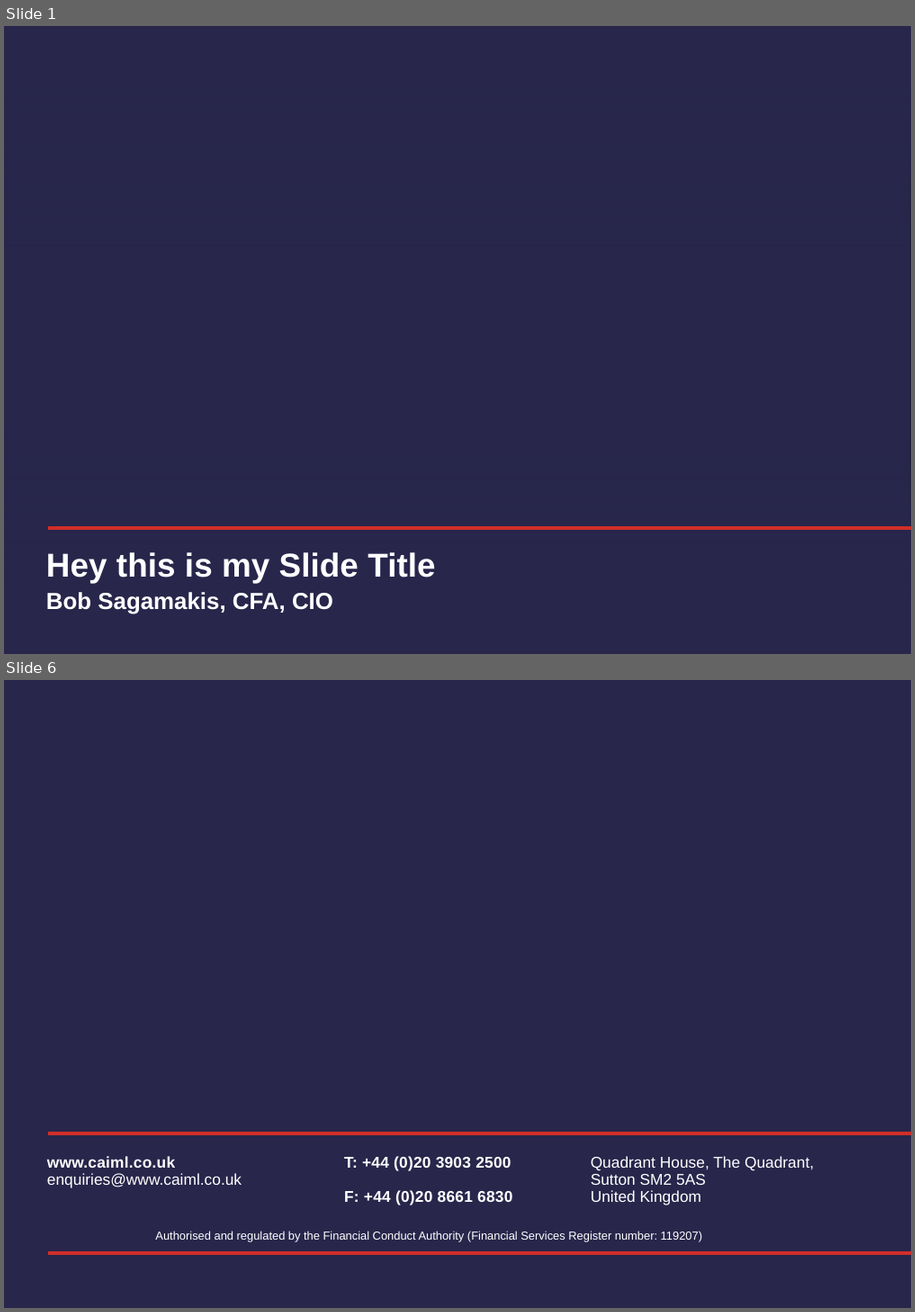
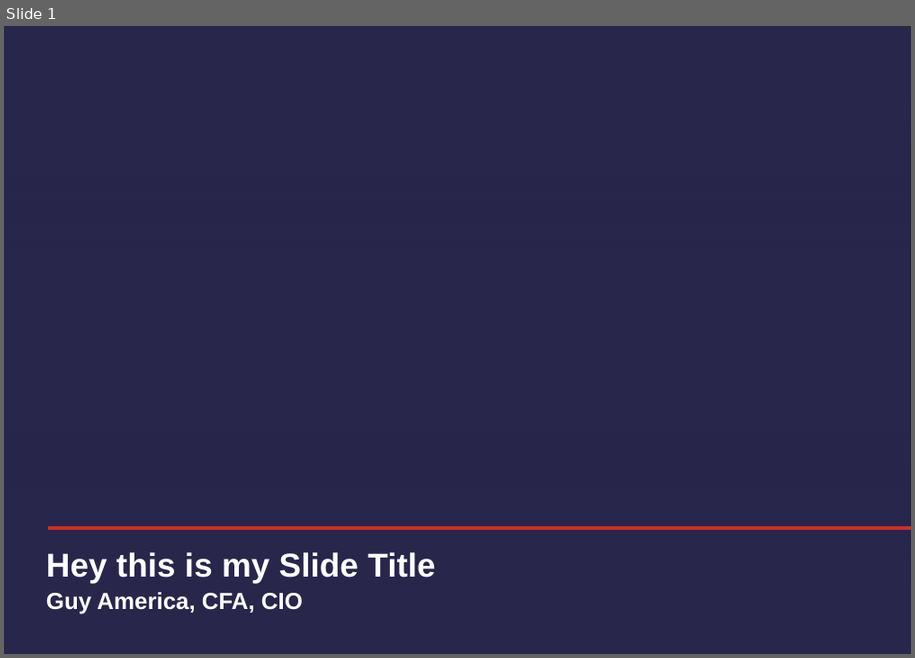
Before and after one commit to ellipsis-instruments/caim, a slide deck: test.pptx. Shown one above the other, each under a label of ours: slides 1 and 6 before the commit, slide 1 after it; the slides between them are not shown. The pictures are 915x1312 and 915x658 pixels, drawn with LibreOffice and Linux fonts; fonts in the diff are those of the drawing; background and template pictures are left out; a plain dark background stands for a picture behind light text. Boxes give left, top, right and bottom in pixels: in the first picture for what was removed or moved away, otherwise in the second. Text is boxed around its words. In the diff, an @@ line names an element or a change of style, - is before the commit and + after.

```diff
--- a/test.pptx
+++ b/test.pptx
@@ slide 6 removed at [4, 680, 911, 1308], background #28264B @@
@@ freeform shape removed at [48, 1134, 911, 1134] @@
@@ text removed at [47, 1156, 242, 1188] @@
-www.caiml.co.uk
-enquiries@www.caiml.co.uk
@@ text removed at [344, 1156, 512, 1205] @@
-T: +44 (0)20 3903 2500
-F: +44 (0)20 8661 6830
@@ text removed at [591, 1156, 814, 1205] @@
-Quadrant House, The Quadrant,
-Sutton SM2 5AS
-United Kingdom
@@ text removed at [155, 1231, 702, 1242] @@
-Authorised and regulated by the Financial Conduct Authority (Financial Services Register number: 119207)
@@ freeform shape removed at [48, 1253, 911, 1253] @@
@@ slide 1 changed as well @@
@@ text at [46, 592, 303, 615]: text changed @@
-Bob Sagamakis, CFA, CIO
+Guy America, CFA, CIO
```
Also in this commit, not shown: 6 slides added, 4 other slides removed, 26 other files.
